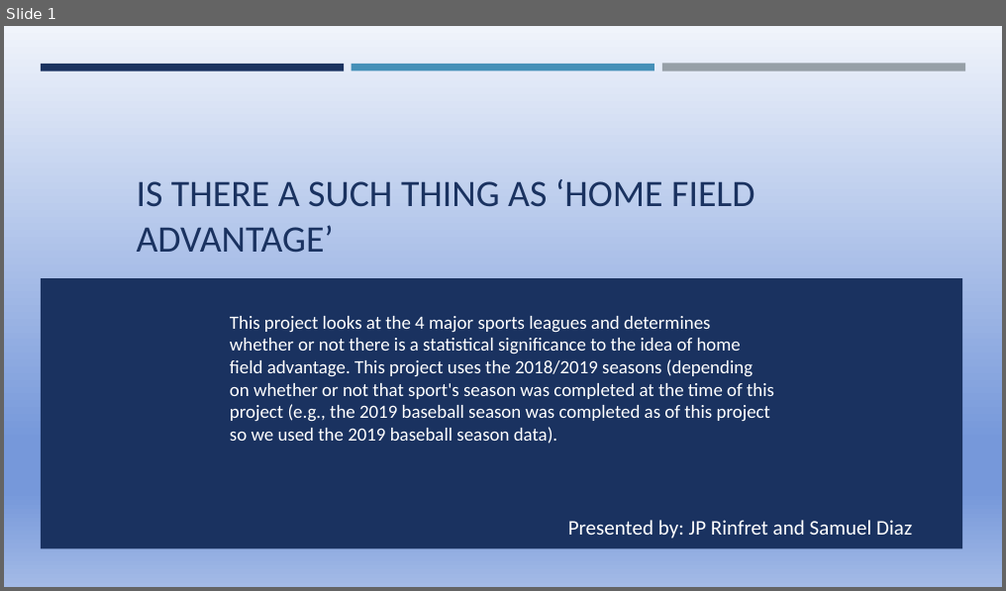
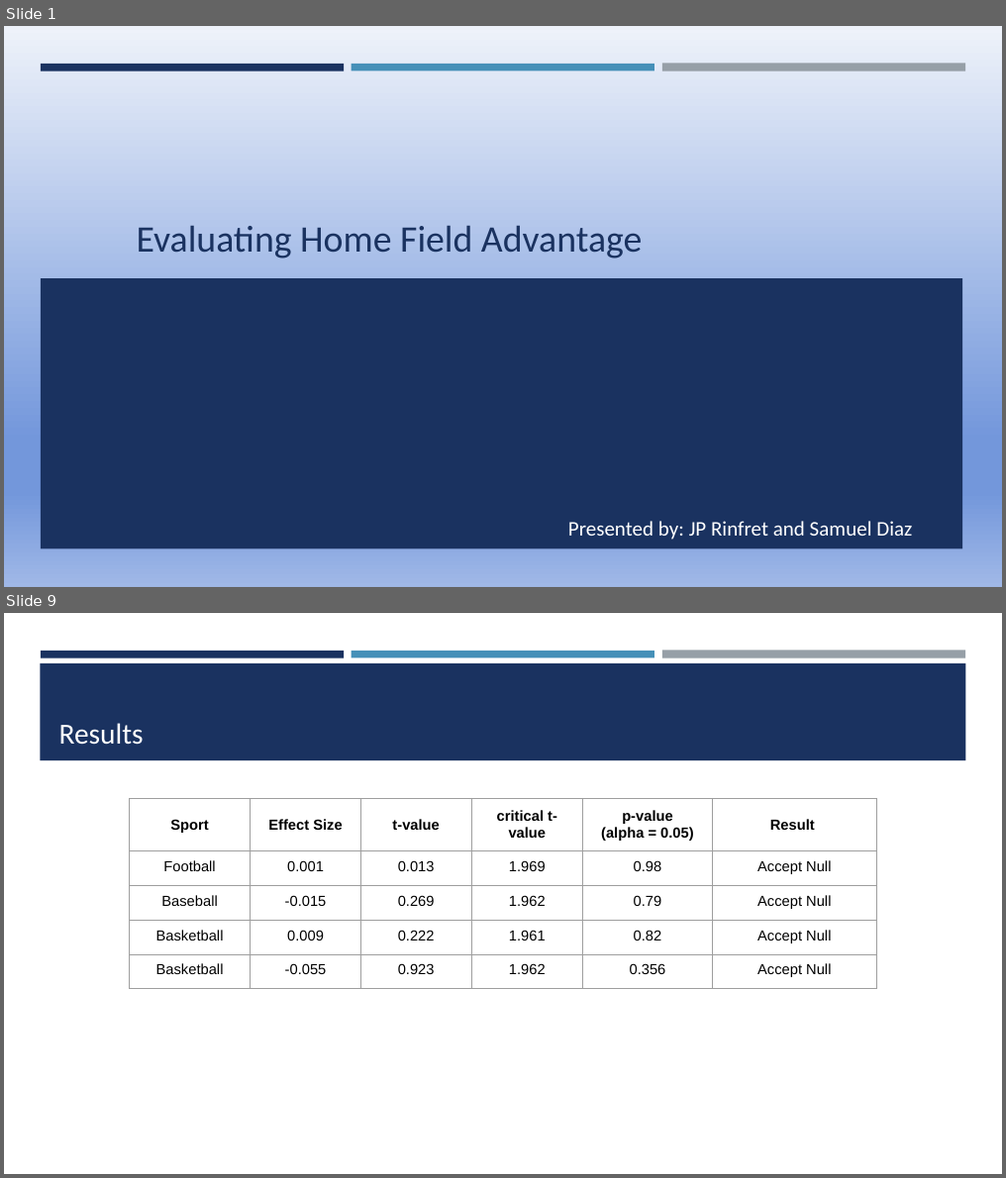
Before and after one commit to jprinfret/home_field_advantage, a slide deck: Presentation1.pptx. Shown one above the other, each under a label of ours: slide 1 before the commit, slides 1 and 9 after it; the slides between them are not shown. The pictures are 1006x591 and 1006x1178 pixels, drawn with LibreOffice and Linux fonts; fonts in the diff are those of the drawing. Boxes give left, top, right and bottom in pixels: in the first picture for what was removed or moved away, otherwise in the second. Text is boxed around its words. In the diff, an @@ line names an element or a change of style, - is before the commit and + after.

```diff
--- a/Presentation1.pptx
+++ b/Presentation1.pptx
@@ slide 9 added at (4,613,1002,1174), background #FFFFFF; not listed: 3 template elements that a slide beside it also shows @@
@@ rectangle added at (40,663,966,761), fill #1A3260 @@
@@ title added at (59,723,144,745), 28 pt, text #FFFFFF @@
+Results
@@ table added at (129,799,877,1045), 5 rows, 6 columns @@
+Sport | Effect Size | t-value | critical t-value | p-value / (alpha = 0.05) | Result
+Football | 0.001 | 0.013 | 1.969 | 0.98 | Accept Null
+Baseball | -0.015 | 0.269 | 1.962 | 0.79 | Accept Null
+Basketball | 0.009 | 0.222 | 1.961 | 0.82 | Accept Null
+Basketball | -0.055 | 0.923 | 1.962 | 0.356 | Accept Null
@@ slide 1 changed as well @@
@@ background gradient #F0F4FB to #7698DA to #A3BAE6 to gradient #EEF2FA to #7397DB to #A0B8E7 @@
@@ title at (137,226,642,259): text changed @@
-IS THERE A SUCH THING AS ‘HOME FIELD ADVANTAGE’
+Evaluating Home Field Advantage
@@ text removed at (230,316,774,444) @@
-This project looks at the 4 major sports leagues and determines whether or not there is a statistical significance to the idea of home field advantage. This project uses the 2018/2019 seasons (depending on whether or not that sport's season was completed at the time of this project (e.g., the 2019 baseball season was completed as of this project so we used the 2019 baseball season data).
```
Also in this commit, not shown: 3 other slides changed, 10 other slides added, 4 slides removed, 2 other files.
